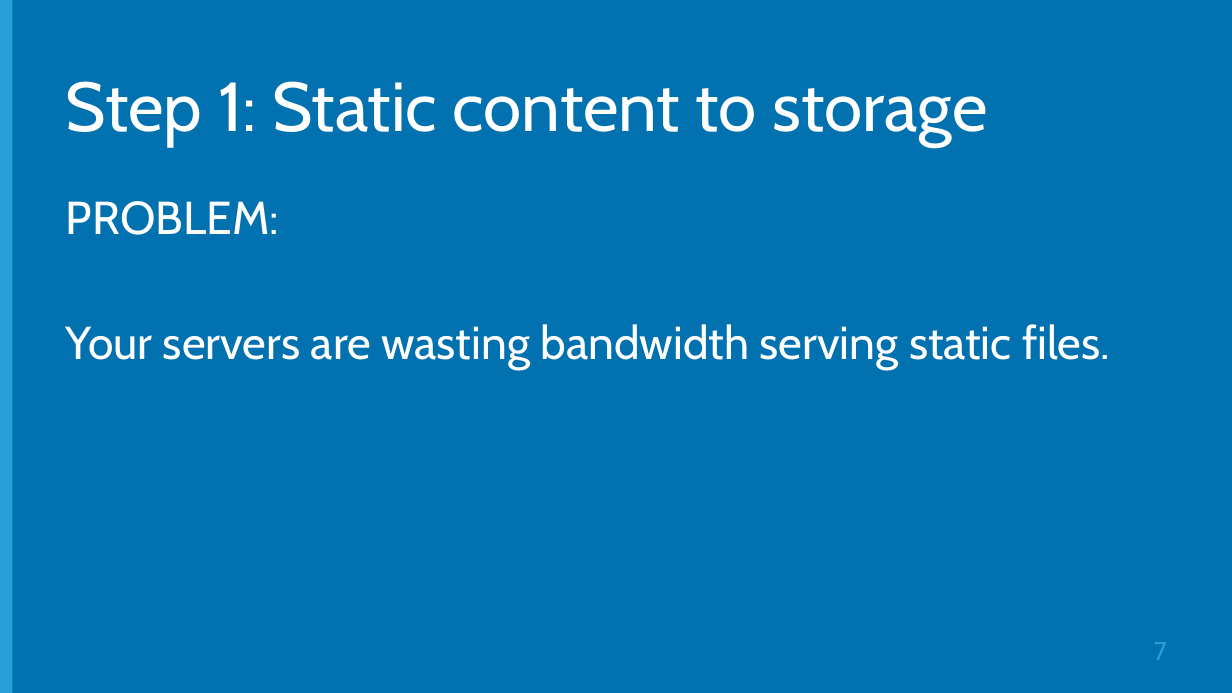
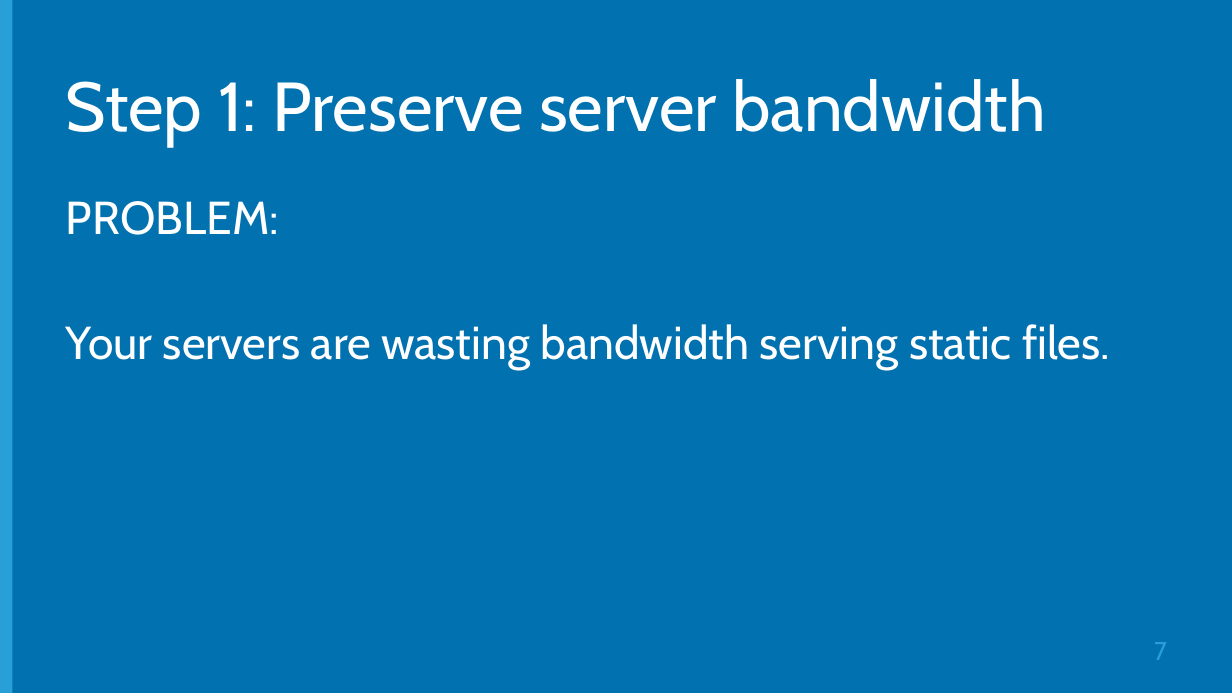
Before and after one commit to Microsoft-Web/DECK-ASPNET-in-Production, a slide deck: slide 7 of 6-ASPNET-in-Production.pptx. Drawn at 1232x693 pixels with LibreOffice and Linux fonts; fonts in the diff are those of the drawing; background and template pictures are left out. Boxes give left, top, right and bottom in pixels: in the first picture for what was removed or moved away, otherwise in the second. Text is boxed around its words. In the diff, an @@ line names an element or a change of style, - is before the commit and + after.

Commit message:
Added some content from third section (Dev / Test)

```diff
--- a/6-ASPNET-in-Production.pptx
+++ b/6-ASPNET-in-Production.pptx
@@ title at <box>66,79,1046,147</box>: text changed @@
-Step 1: Static content to storage
+Step 1: Preserve server bandwidth
```
Also in this commit, not shown: 2 other slides changed, 7 slides added, 1 slide removed.
